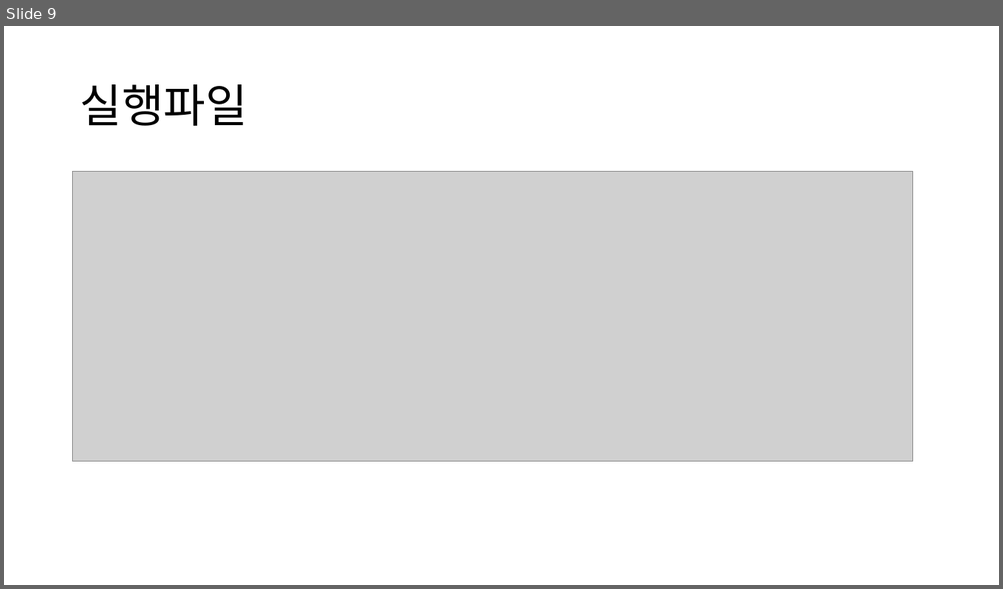
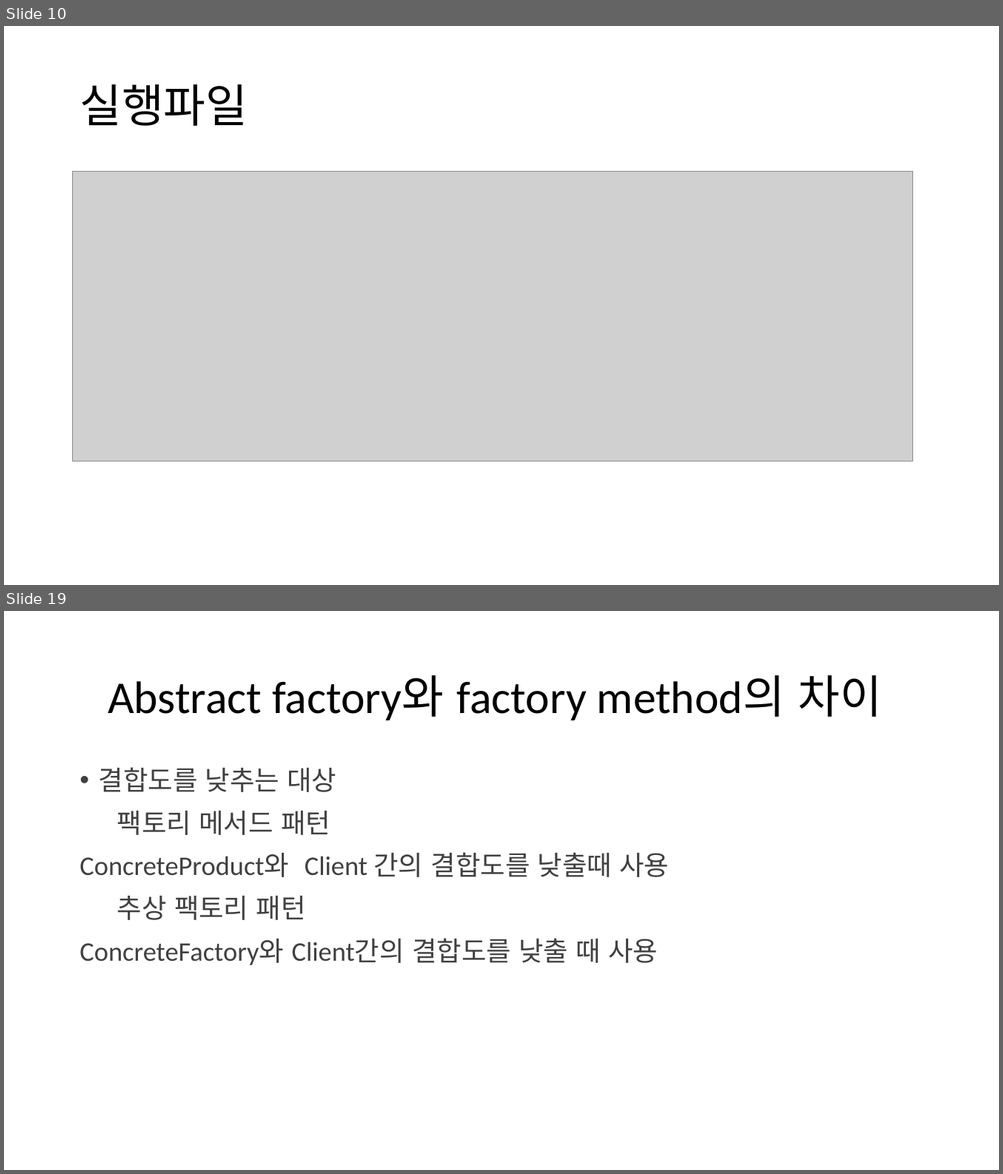
Before and after one commit to wook-dragon/young-rich, a slide deck: Factory_Pattern/Hannyuck/Factory_Method_Pattern_ppt.pptx. Shown one above the other, each under a label of ours: slide 9 before the commit, slides 10 and 19 after it; the slides between them are not shown. The pictures are 1003x589 and 1003x1174 pixels, drawn with LibreOffice and Linux fonts; fonts in the diff are those of the drawing; grey boxes stand for pictures; background and template pictures are left out. Boxes give left, top, right and bottom in pixels: in the first picture for what was removed or moved away, otherwise in the second. Text is boxed around its words. In the diff, an @@ line names an element or a change of style, - is before the commit and + after.

Commit message:
Abstract Factory Pattern

```diff
--- a/Factory_Pattern/Hannyuck/Factory_Method_Pattern_ppt.pptx
+++ b/Factory_Pattern/Hannyuck/Factory_Method_Pattern_ppt.pptx
@@ slide 19 added at [4,611,999,1170], background picture (left out) @@
@@ title added at [108,675,882,721], 44 pt, text #000000 @@
+Abstract factory와 factory method의 차이
@@ text added at [79,767,669,965], 26 pt, text #404040 @@
+• 결합도를 낮추는 대상
+팩토리 메서드 패턴
+ConcreteProduct와 Client 간의 결합도를 낮출때 사용
+추상 팩토리 패턴
+ConcreteFactory와 Client간의 결합도를 낮출 때 사용
@@ what was slide 9 is now slide 10 @@
```
Also in this commit, not shown: 2 slides changed, 11 other slides added, 25 other files.
